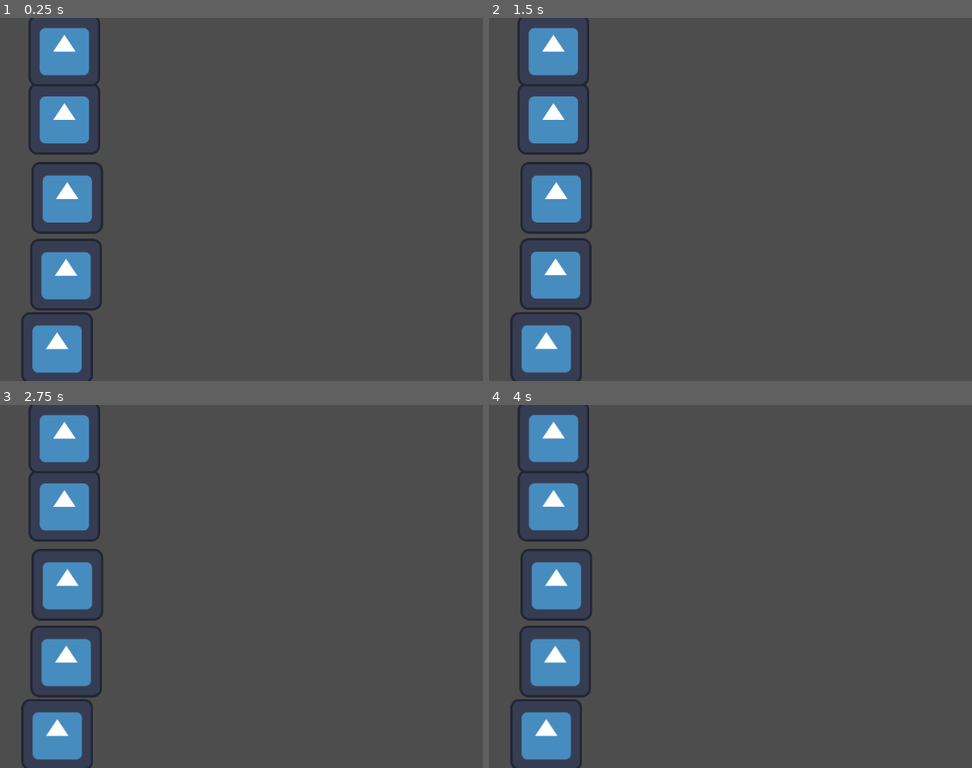
Above: before the commit, frames 1-4 (two rows, left to right).
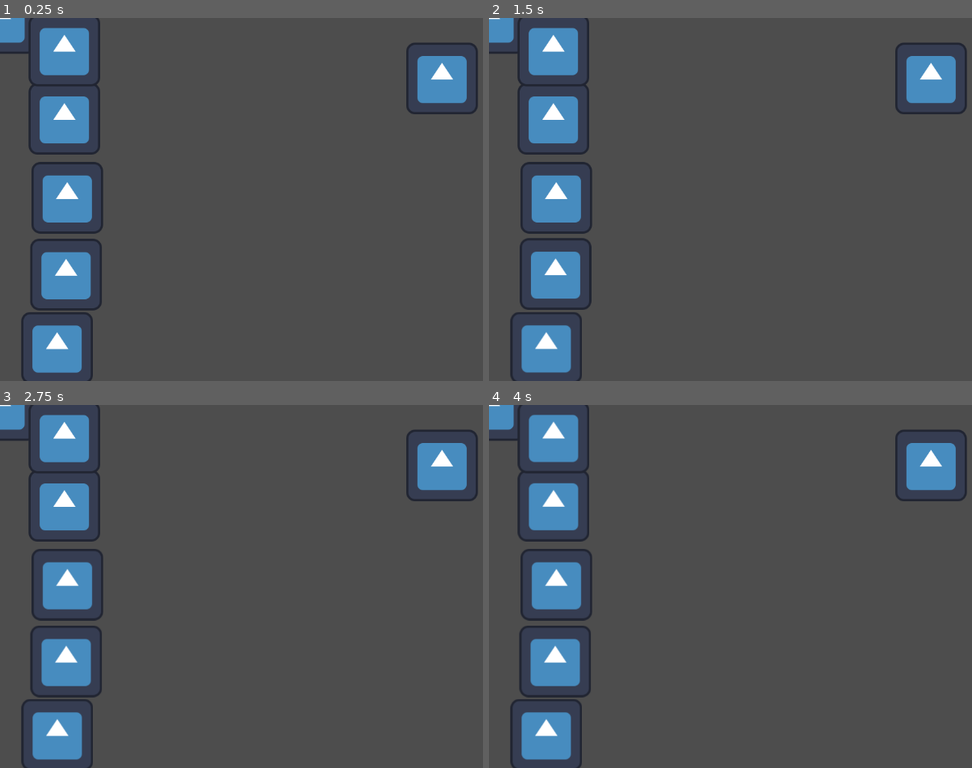
Above: after the commit, the same moments.

Repository: Team-Blackbird/Team-BlackBird
Game: Godot game, scene res://scenes/main.tscn
The game is run twice, just before and just after one commit, with the same random seed, the same clock (stepped at 60 frames per second) and the same inputs. The engine's default icon, where the game draws it, is replaced by a stand-in: a white triangle on a blue panel in a dark square.
Inputs (mouse positions are in pixels of both pictures, inside the frame that each line leads up to):
- Up to frame 1 (0.25 s): no input
- Up to frame 2 (1.5 s): tap Enter at 0.5 s; move the mouse to (546, 348) at 0.52 s; click (546, 348) at 0.67 s; tap Space at 1.25 s; move the mouse to (556, 275) at 1.27 s; click (556, 275) at 1.42 s
- Up to frame 3 (2.75 s): tap Enter at 2 s; move the mouse to (67, 582) at 2.02 s; click (67, 582) at 2.17 s
- Up to frame 4 (4 s): tap Space at 2.75 s; move the mouse to (551, 506) at 2.77 s; click (551, 506) at 2.92 s; tap Enter at 3.5 s; move the mouse to (551, 437) at 3.52 s; click (551, 437) at 3.67 s

The runs differ from the first frame. In frame 1, 2.1% of the frame differs, in the area x 0-99%, y 0-27%; in frame 2, 2.1%; in frame 3, 2.1%; in frame 4, 2.1%.
Error after the commit: Invalid access to property or key 'position' on a base object of type 'Node (player_cards.gd)'. (res://scripts/player_cards.gd:9)

Commit message:
label that compares

Diff:
--- a/scenes/main.tscn
+++ b/scenes/main.tscn
@@ -5,6 +5,7 @@
 [ext_resource type="PackedScene" uid="uid://bmfwrtih5tgvl" path="res://scenes/test.tscn" id="3_omlem"]
 
 [node name="main" type="Node2D"]
+script = ExtResource("2_8r5wt")
 
 [node name="Label" parent="." instance=ExtResource("3_omlem")]
 offset_left = 789.0
@@ -29,3 +30,27 @@
 
 [node name="placeable area" parent="player cards" instance=ExtResource("1_g81ut")]
 position = Vector2(115, 58)
+
+[node name="Label2" parent="." instance=ExtResource("3_omlem")]
+offset_left = 767.0
+offset_top = 212.0
+offset_right = 841.0
+offset_bottom = 261.0
+
+[node name="Label3" parent="." instance=ExtResource("3_omlem")]
+offset_left = 776.0
+offset_top = 331.0
+offset_right = 850.0
+offset_bottom = 380.0
+
+[node name="Label4" parent="." instance=ExtResource("3_omlem")]
+offset_left = 780.0
+offset_top = 440.0
+offset_right = 854.0
+offset_bottom = 489.0
+
+[node name="Label5" parent="." instance=ExtResource("3_omlem")]
+offset_left = 784.0
+offset_top = 578.0
+offset_right = 858.0
+offset_bottom = 627.0
--- a/scripts/label.gd
+++ b/scripts/label.gd
@@ -1,16 +1,14 @@
 extends Label
+
+var card_scene = preload("res://scenes/cards.tscn")
 
 @onready var right = get_node("placeable area")
 @onready var left = get_node("placeable area2")
 
-# func _ready():
-#     if area != null:
-#         if area.get("card") == null:
-#             print("yaaaa")
-#         print("yes")
-#         if area.card == null:
-#             print("hello")
-#
+func _ready():
+	var card = card_scene.instantiate()
+	add_child(card)
+
 
 func _process(delta):
 	if right != null and left != null:
